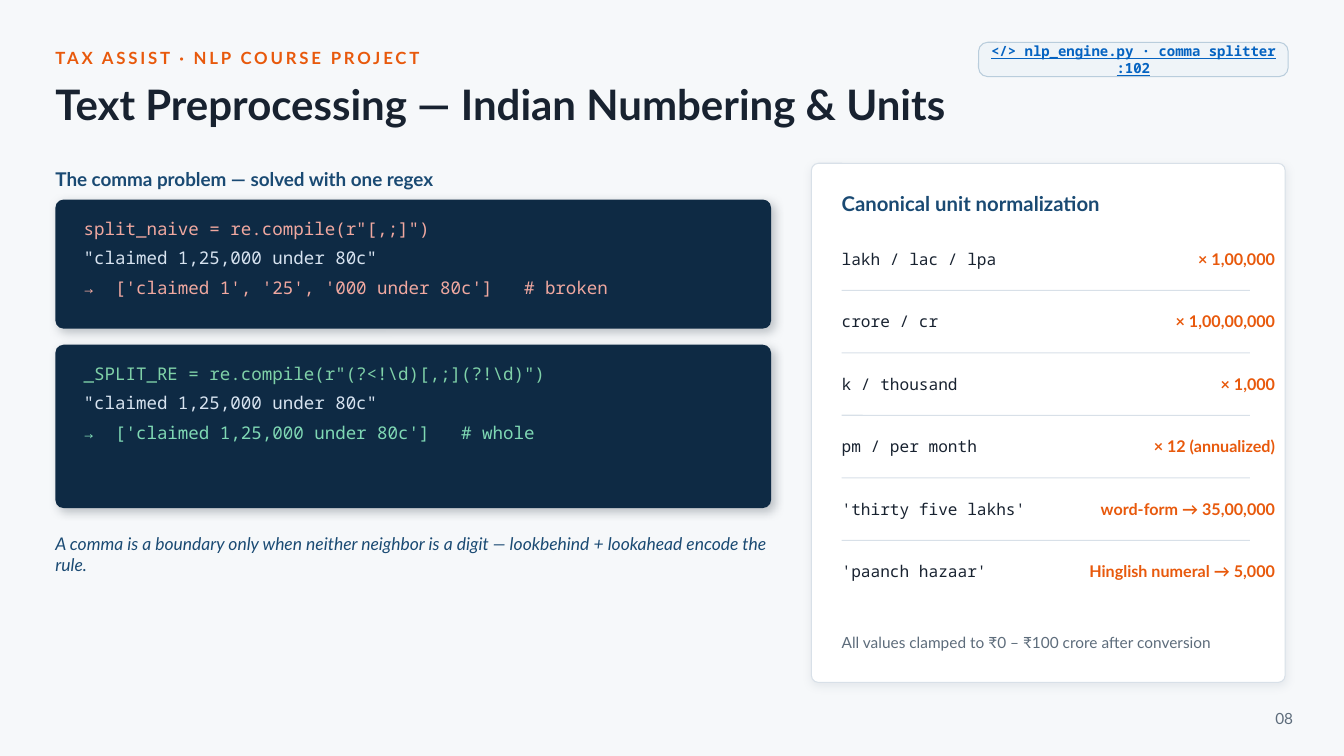
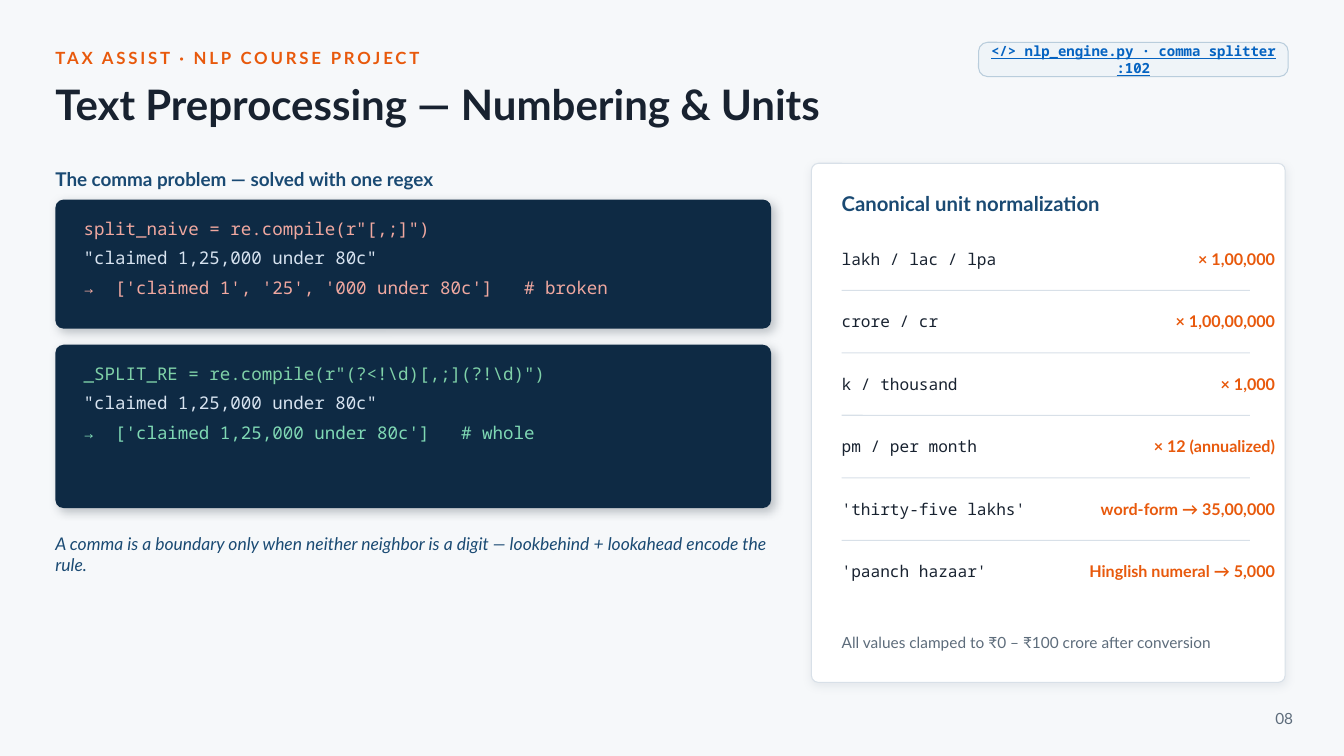
Before and after one commit to Jayant1711/Tax_Assist-system, a slide deck: slide 8 of TaxAssist_NLP_Final_Presentation.pptx. Drawn at 1344x756 pixels with LibreOffice and Linux fonts; fonts in the diff are those of the drawing. Boxes give left, top, right and bottom in pixels: in the first picture for what was removed or moved away, otherwise in the second. Text is boxed around its words. In the diff, an @@ line names an element or a change of style, - is before the commit and + after.

```diff
--- a/TaxAssist_NLP_Final_Presentation.pptx
+++ b/TaxAssist_NLP_Final_Presentation.pptx
@@ text at <box>55,88,820,128</box>: text changed @@
-Text Preprocessing — Indian Numbering & Units
+Text Preprocessing — Numbering & Units
@@ text at <box>842,502,1025,519</box>: text changed @@
-'thirty five lakhs'
+'thirty-five lakhs'
```
Also in this commit, not shown: 5 other slides changed, 11 other files.
